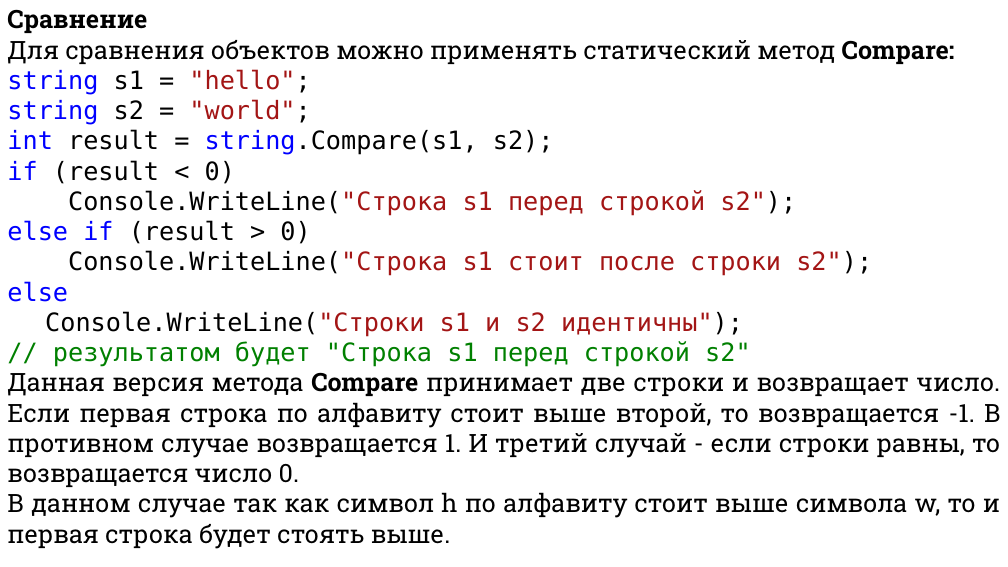
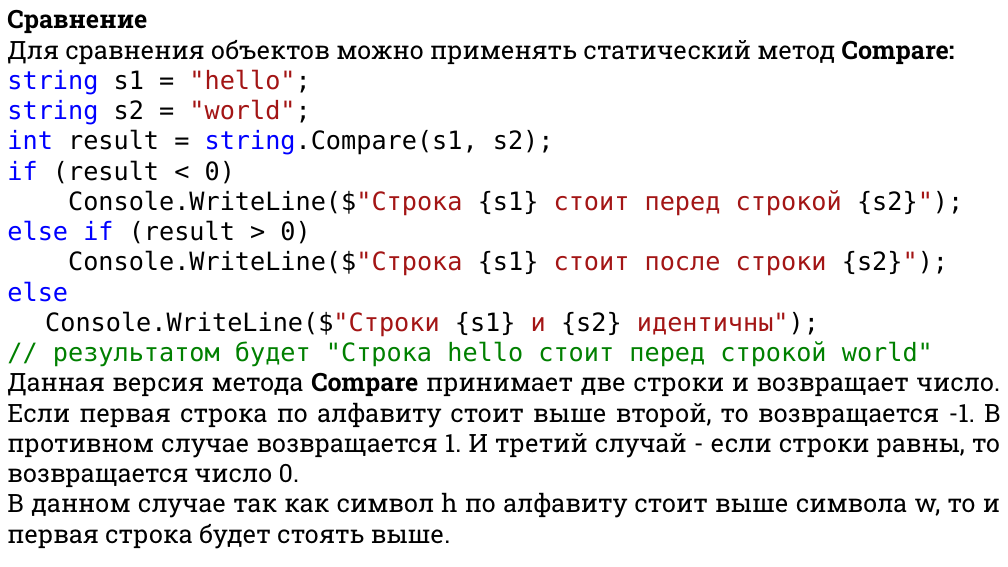
Before and after one commit to DaniilKlyukin/ITiP-1, a slide deck: slide 18 of Лекции/ИТиП лек 3 (лр 3, практическая 2).pptx. Drawn at 1008x567 pixels with LibreOffice and Linux fonts; fonts in the diff are those of the drawing. Boxes give left, top, right and bottom in pixels: in the first picture for what was removed or moved away, otherwise in the second. Text is boxed around its words. In the diff, an @@ line names an element or a change of style, - is before the commit and + after.

```diff
--- a/Лекции/ИТиП лек 3 (лр 3, практическая 2).pptx
+++ b/Лекции/ИТиП лек 3 (лр 3, практическая 2).pptx
@@ text at (68, 190, 963, 216): text changed; text colour #A31515 to #000000 @@
-Console.WriteLine("Строка s1 перед строкой s2");
+Console.WriteLine($"Строка {s1} стоит перед строкой {s2}");
@@ text at (68, 250, 948, 276): text changed; text colour #A31515 to #000000 @@
-Console.WriteLine("Строка s1 стоит после строки s2");
+Console.WriteLine($"Строка {s1} стоит после строки {s2}");
@@ text at (45, 311, 933, 367): text changed @@
-Console.WriteLine("Строки s1 и s2 идентичны");
-// результатом будет "Строка s1 перед строкой s2"
+Console.WriteLine($"Строки {s1} и {s2} идентичны");
+// результатом будет "Строка hello стоит перед строкой world"
```
